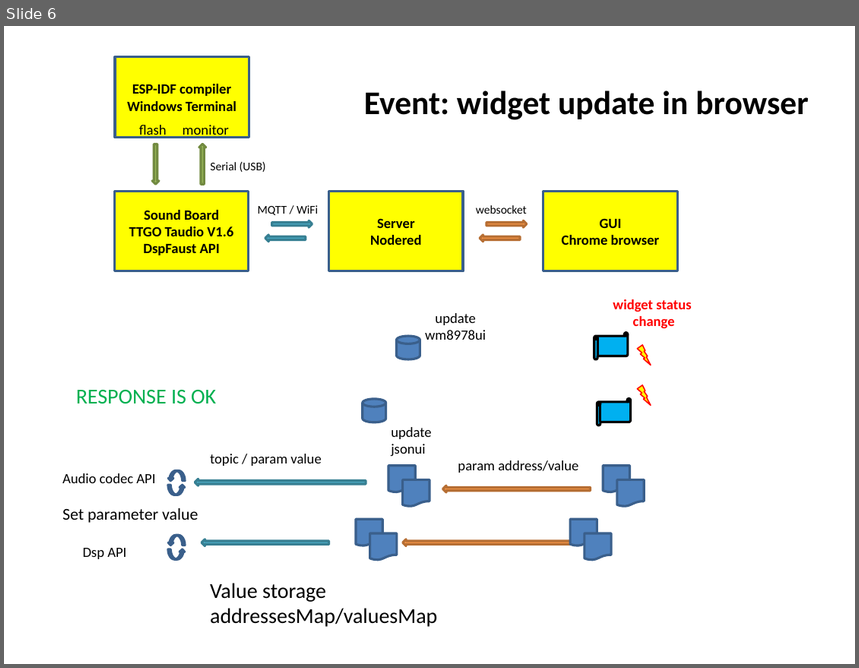
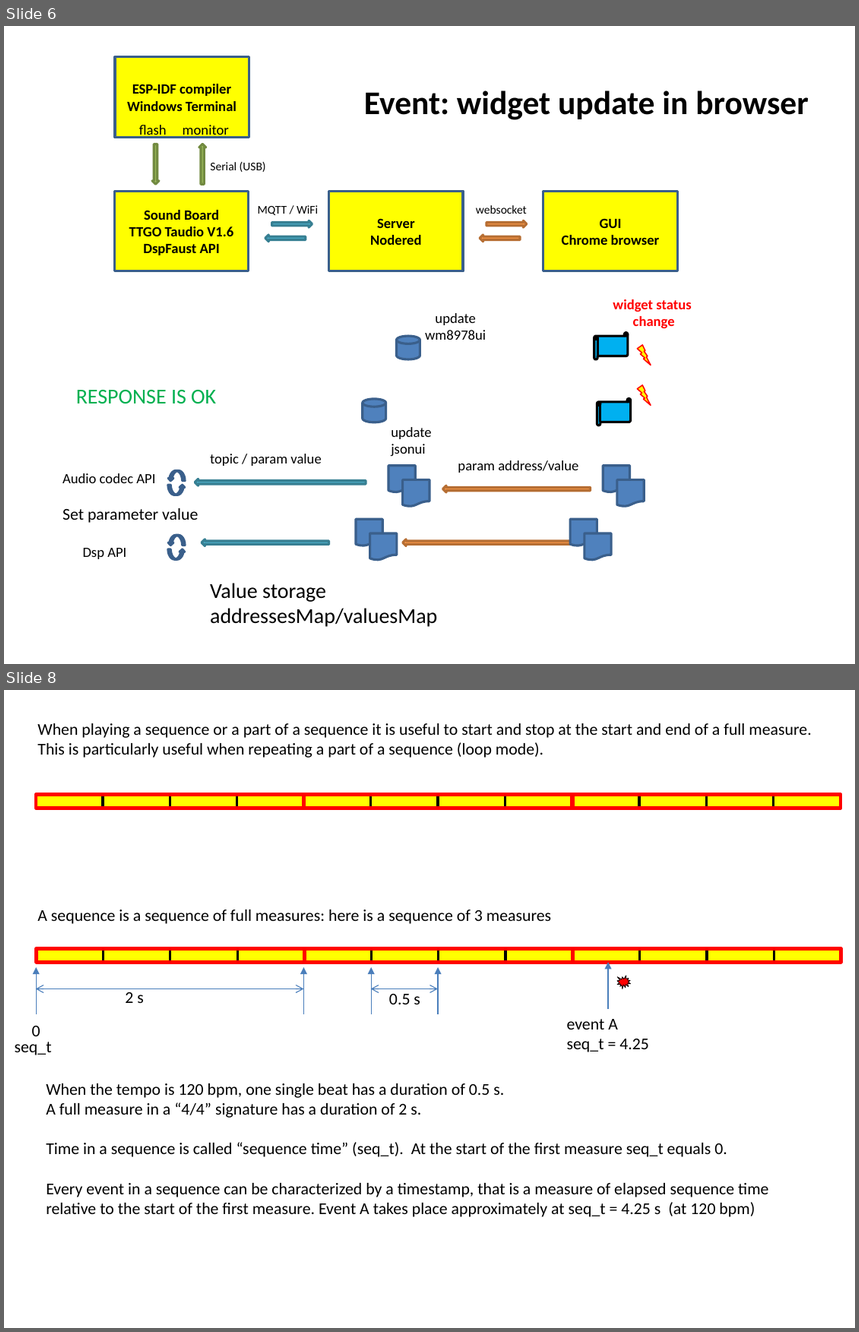
Before and after one commit to goofy2k/ESP32_faust2api, a slide deck: images/graphics.pptx. Shown one above the other, each under a label of ours: slide 6 before the commit, slides 6 and 8 after it; the slides between them are not shown. The pictures are 859x668 and 859x1332 pixels, drawn with LibreOffice and Linux fonts; fonts in the diff are those of the drawing. Boxes give left, top, right and bottom in pixels: in the first picture for what was removed or moved away, otherwise in the second. Text is boxed around its words. In the diff, an @@ line names an element or a change of style, - is before the commit and + after.

Commit message:
describe the concept a sequence

```diff
--- a/images/graphics.pptx
+++ b/images/graphics.pptx
@@ slide 8 added at bbox=[4, 690, 855, 1328], background #FFFFFF @@
@@ text added at bbox=[37, 723, 811, 758], 14 pt, text #000000 @@
+When playing a sequence or a part of a sequence it is useful to start and stop at the start and end of a full measure.
+This is particularly useful when repeating a part of a sequence (loop mode).
@@ group added at bbox=[35, 795, 841, 809]: 15 rectangles @@
@@ text added at bbox=[37, 910, 551, 924], 14 pt, text #000000 @@
+A sequence is a sequence of full measures: here is a sequence of 3 measures
@@ group added at bbox=[37, 948, 304, 962]: 5 rectangles @@
@@ group added at bbox=[304, 948, 572, 962]: 5 rectangles @@
@@ group added at bbox=[572, 948, 842, 962]: 5 rectangles @@
@@ arrow added from (608, 1009) to (608, 962), #4B7EBC 0.75 pt @@
@@ arrow added from (37, 1015) to (37, 967), #4B7EBC 0.75 pt @@
@@ arrow added from (303, 1015) to (303, 967), #4B7EBC 0.75 pt @@
@@ arrow added from (371, 1015) to (371, 967), #4B7EBC 0.75 pt @@
@@ arrow added from (438, 1015) to (438, 967), #4B7EBC 0.75 pt @@
@@ irregular seal added at bbox=[617, 976, 630, 989], fill #FF0000, outline #000000 0.5 pt @@
@@ double arrow added from (35, 989) to (303, 989), #4B7EBC 0.75 pt @@
@@ text added at bbox=[125, 989, 144, 1003], 14 pt, text #000000 @@
+2 s
@@ double arrow added from (371, 989) to (438, 989), #4B7EBC 0.75 pt @@
@@ text added at bbox=[389, 994, 420, 1005], 14 pt, text #000000 @@
+0.5 s
@@ text added at bbox=[32, 1026, 40, 1037], 14 pt, text #000000 @@
+0
@@ text added at bbox=[567, 1019, 649, 1053], 14 pt, text #000000 @@
+event A
+seq_t = 4.25
@@ text added at bbox=[15, 1042, 52, 1056], 14 pt, text #000000 @@
+seq_t
@@ text added at bbox=[46, 1084, 769, 1217], 14 pt, text #000000 @@
+When the tempo is 120 bpm, one single beat has a duration of 0.5 s.
+A full measure in a “4/4” signature has a duration of 2 s.
+Time in a sequence is called “sequence time” (seq_t). At the start of the first measure seq_t equals 0.
+Every event in a sequence can be characterized by a timestamp, that is a measure of elapsed sequence time relative to the start of the first measure. Event A takes place approximately at seq_t = 4.25 s (at 120 bpm)
```
Also in this commit, not shown: 1 other slide added, 2 other files.
